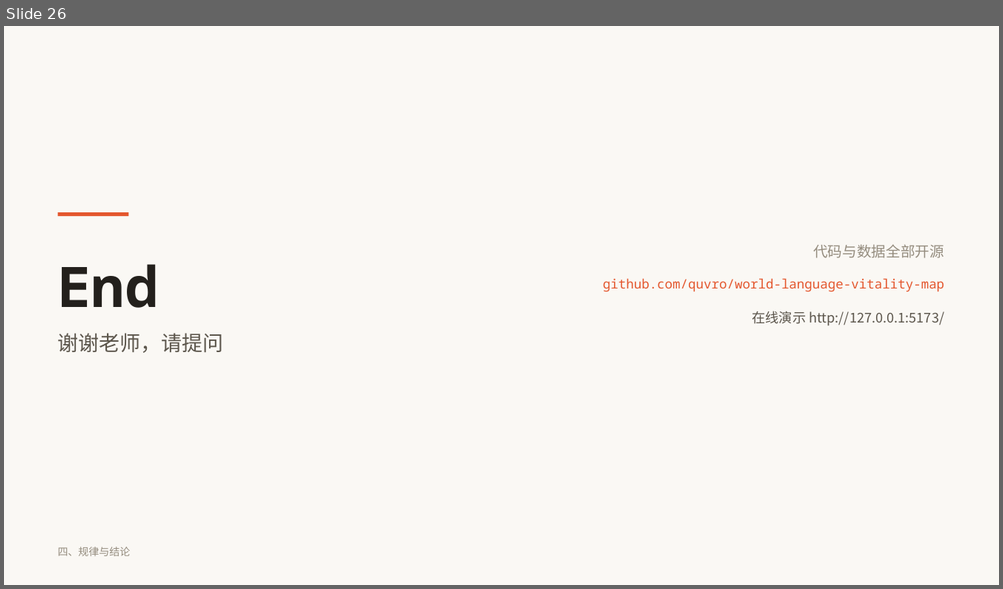
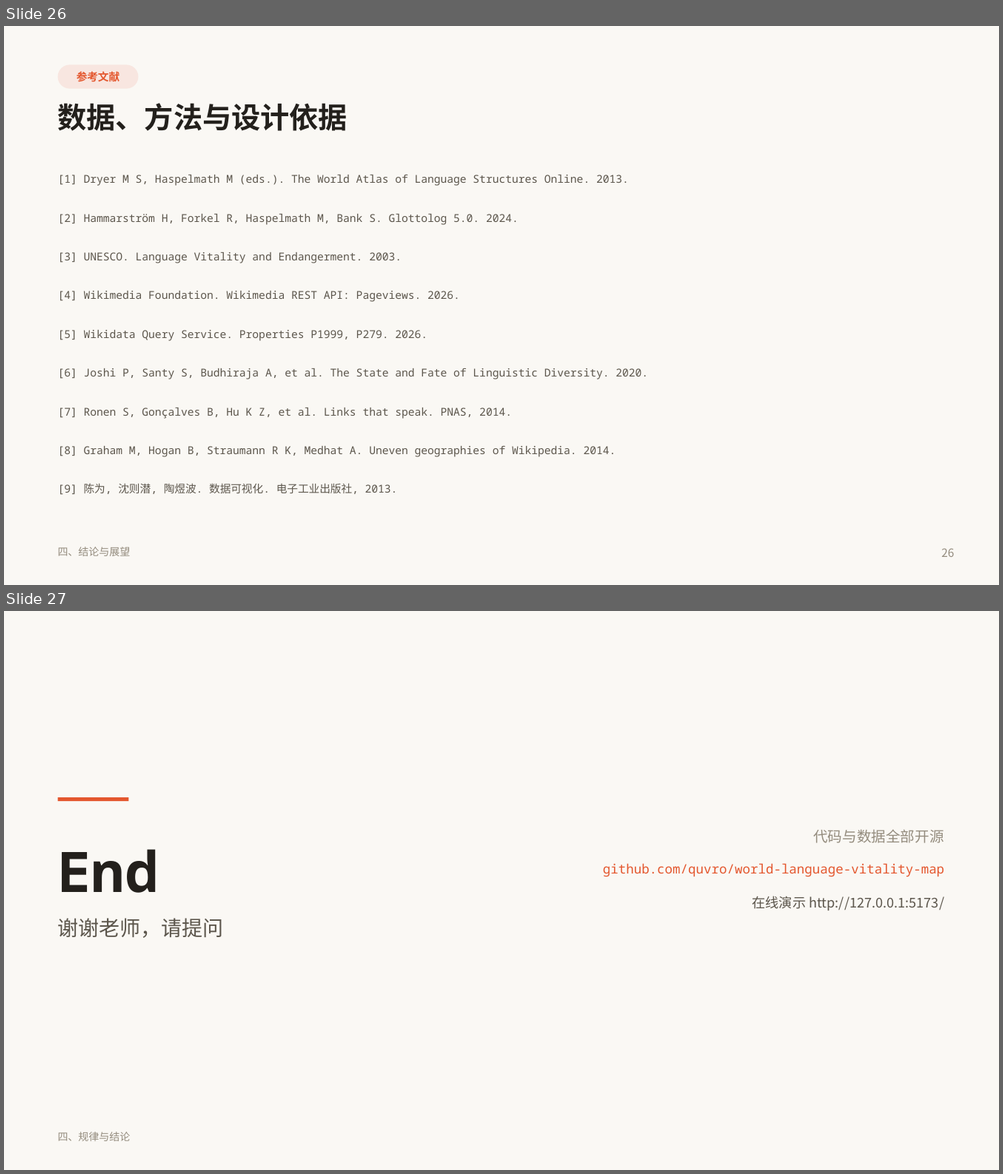
Before and after one commit to quvro/world-language-vitality-map, a slide deck: paper/世界语言赛博活力图谱_答辩PPT.pptx. Shown one above the other, each under a label of ours: slide 26 before the commit, slides 26 and 27 after it. The pictures are 1003x589 and 1003x1174 pixels, drawn with LibreOffice and Linux fonts; fonts in the diff are those of the drawing. Boxes give left, top, right and bottom in pixels: in the first picture for what was removed or moved away, otherwise in the second. Text is boxed around its words. In the diff, an @@ line names an element or a change of style, - is before the commit and + after.

Commit message:
﻿refactor(ppt): 第四部分重写为「结论与展望」
按用户要求拆成三块，共 4 个内容页：

23 四条规律
   10.0% 数字在场率 / 8 对 8 同向显著 / 15 个语系全是多数无维基 / 但不是单向漏斗
24 两个小例子
   例一 康沃尔语：最后一位母语者 1777 年去世，月阅读量 10.3 万 → 215 万（21 倍）
   例二 塞德克语 +10,270%：基线只有个位数，任何小波动都被放大 —— 增长率本身会骗人
   附一个只有作者知道的小细节：WALS 码 deu 在这份数据里是 Deuri 不是德语
25 三点不足与三条下一步
   覆盖面 / 单平台 / 端点敏感（首尾比值）→ 全量 Glottolog / 多平台 / Mann-Kendall 趋势检验
26 参考文献（9 条）

页脚统一改为「四、结论与展望」。总页数 26 → 27。
讲稿同步重导出：3,499 字。

```diff
--- a/paper/世界语言赛博活力图谱_答辩PPT.pptx
+++ b/paper/世界语言赛博活力图谱_答辩PPT.pptx
@@ slide 26 added at [4, 26, 999, 585], background #FAF8F4 @@
@@ rounded rectangle added at [58, 64, 138, 89], fill #F8E6E0, 10.5 pt, text #E4572E, bold @@
+参考文献
@@ text added at [58, 103, 348, 131], 28 pt, text #23201C, bold @@
+数据、方法与设计依据
@@ text added at [58, 175, 629, 186], 10.5 pt, text #5C564C @@
+[1] Dryer M S, Haspelmath M (eds.). The World Atlas of Language Structures Online. 2013.
@@ text added at [58, 214, 518, 225], 10.5 pt, text #5C564C @@
+[2] Hammarström H, Forkel R, Haspelmath M, Bank S. Glottolog 5.0. 2024.
@@ text added at [58, 252, 401, 264], 10.5 pt, text #5C564C @@
+[3] UNESCO. Language Vitality and Endangerment. 2003.
@@ text added at [58, 291, 460, 302], 10.5 pt, text #5C564C @@
+[4] Wikimedia Foundation. Wikimedia REST API: Pageviews. 2026.
@@ text added at [58, 330, 427, 341], 10.5 pt, text #5C564C @@
+[5] Wikidata Query Service. Properties P1999, P279. 2026.
@@ text added at [58, 369, 648, 380], 10.5 pt, text #5C564C @@
+[6] Joshi P, Santy S, Budhiraja A, et al. The State and Fate of Linguistic Diversity. 2020.
@@ text added at [58, 408, 512, 419], 10.5 pt, text #5C564C @@
+[7] Ronen S, Gonçalves B, Hu K Z, et al. Links that speak. PNAS, 2014.
@@ text added at [58, 446, 616, 457], 10.5 pt, text #5C564C @@
+[8] Graham M, Hogan B, Straumann R K, Medhat A. Uneven geographies of Wikipedia. 2014.
@@ text added at [58, 483, 398, 495], 10.5 pt, text #5C564C @@
+[9] 陈为, 沈则潜, 陶煜波. 数据可视化. 电子工业出版社, 2013.
@@ text added at [58, 547, 131, 557], 10 pt, text #948C7E @@
+四、结论与展望
@@ text added at [941, 548, 953, 557], 11 pt, text #948C7E @@
+26
@@ what was slide 26 is now slide 27 @@
```
Also in this commit, not shown: 1 slide changed, 3 other slides added, 3 slides removed, 4 other files.
